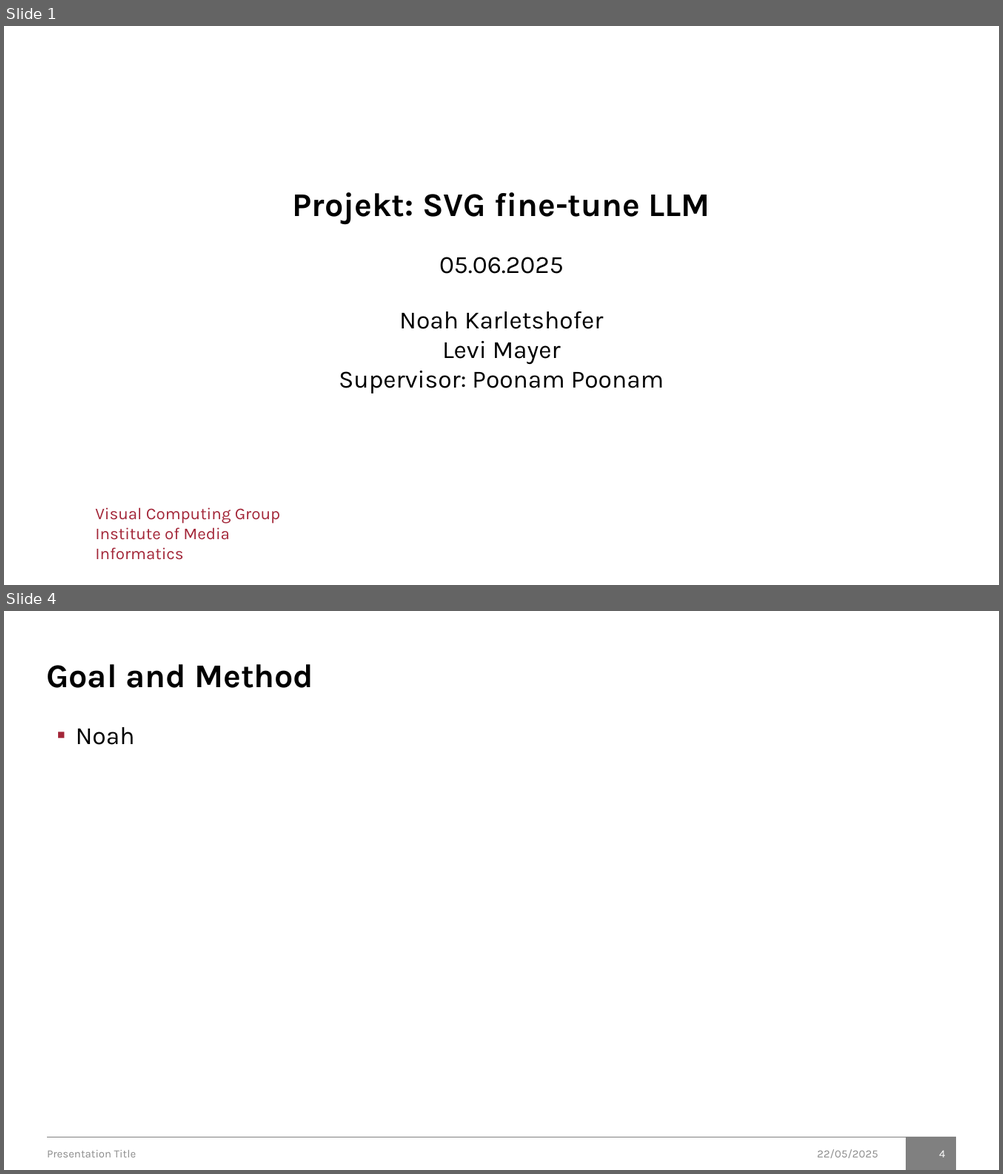
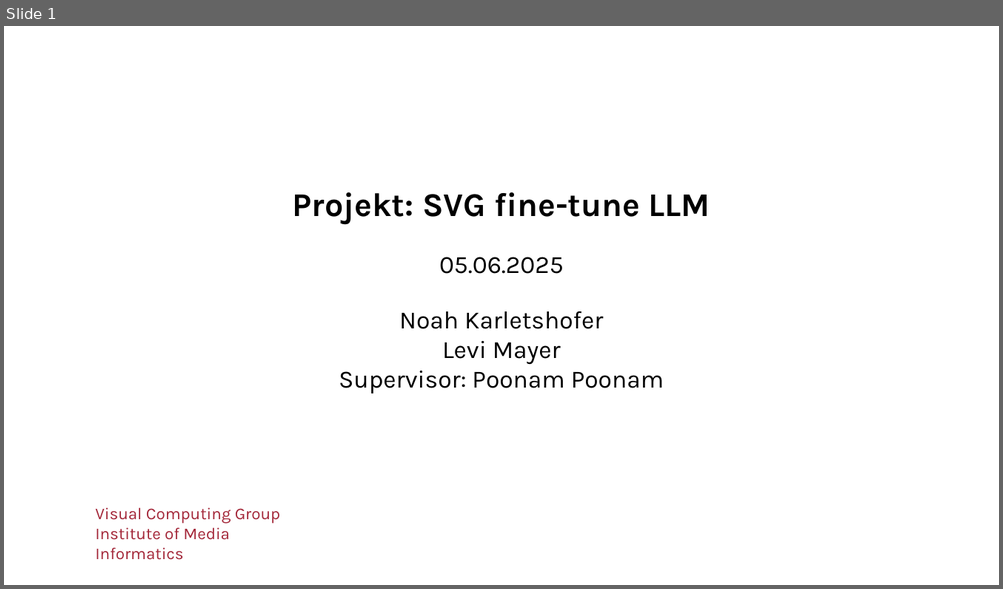
Before and after one commit to brickie-Noah/Lida-project, a slide deck: Presentation.pptx. Shown one above the other, each under a label of ours: slides 1 and 4 before the commit, slide 1 after it; the slides between them are not shown. The pictures are 1003x1174 and 1003x589 pixels, drawn with LibreOffice and Linux fonts; fonts in the diff are those of the drawing; background and template pictures are left out. Boxes give left, top, right and bottom in pixels: in the first picture for what was removed or moved away, otherwise in the second. Text is boxed around its words. In the diff, an @@ line names an element or a change of style, - is before the commit and + after.

Commit message:
Update presentation.pptx
done: related work, goal and method
missing: user study, discussion, conclusion

```diff
--- a/Presentation.pptx
+++ b/Presentation.pptx
@@ slide 4 removed at (4, 611, 999, 1170), background #FFFFFF @@
@@ title removed at (46, 664, 313, 688) @@
-Goal and Method
@@ text removed at (76, 727, 135, 745) @@
-▪ Noah
@@ line removed from (47, 1137) to (956, 1137) @@
@@ rectangle removed at (905, 1137, 955, 1170) @@
@@ text removed at (47, 1150, 136, 1158) @@
-Presentation Title
@@ text removed at (817, 1150, 877, 1159) @@
-22/05/2025
@@ page number removed at (939, 1150, 945, 1158) @@
-4
```
Also in this commit, not shown: 5 slides changed, 3 slides added, 1 other slide removed.
